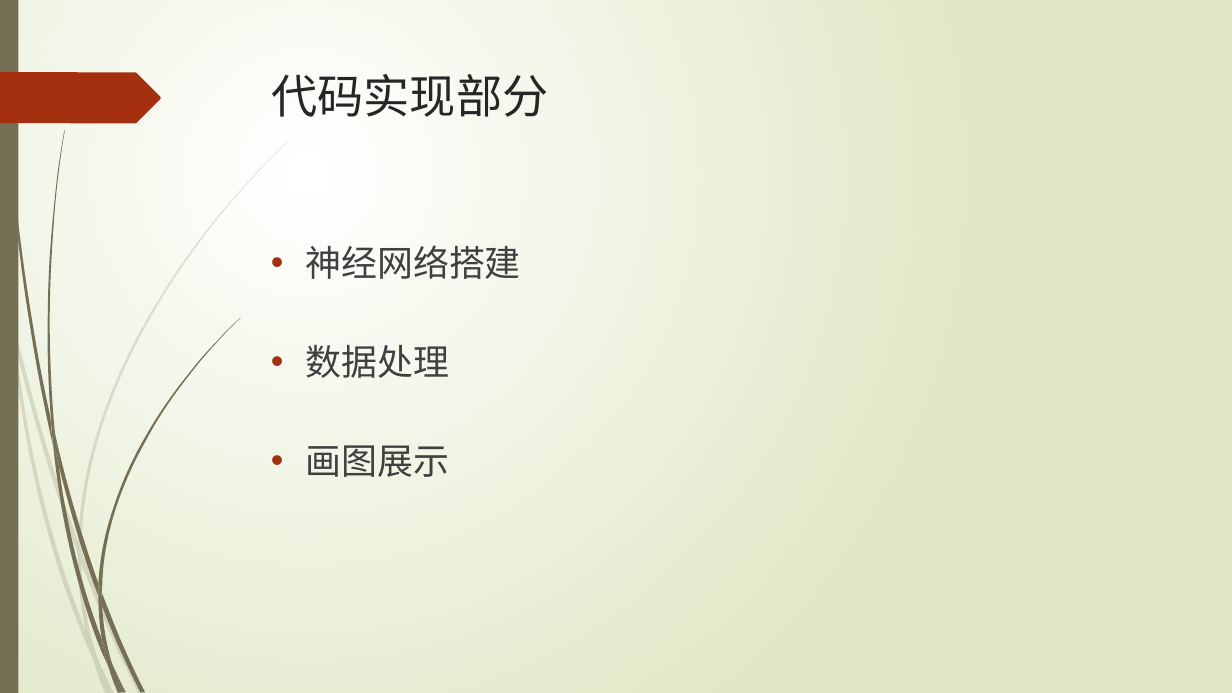
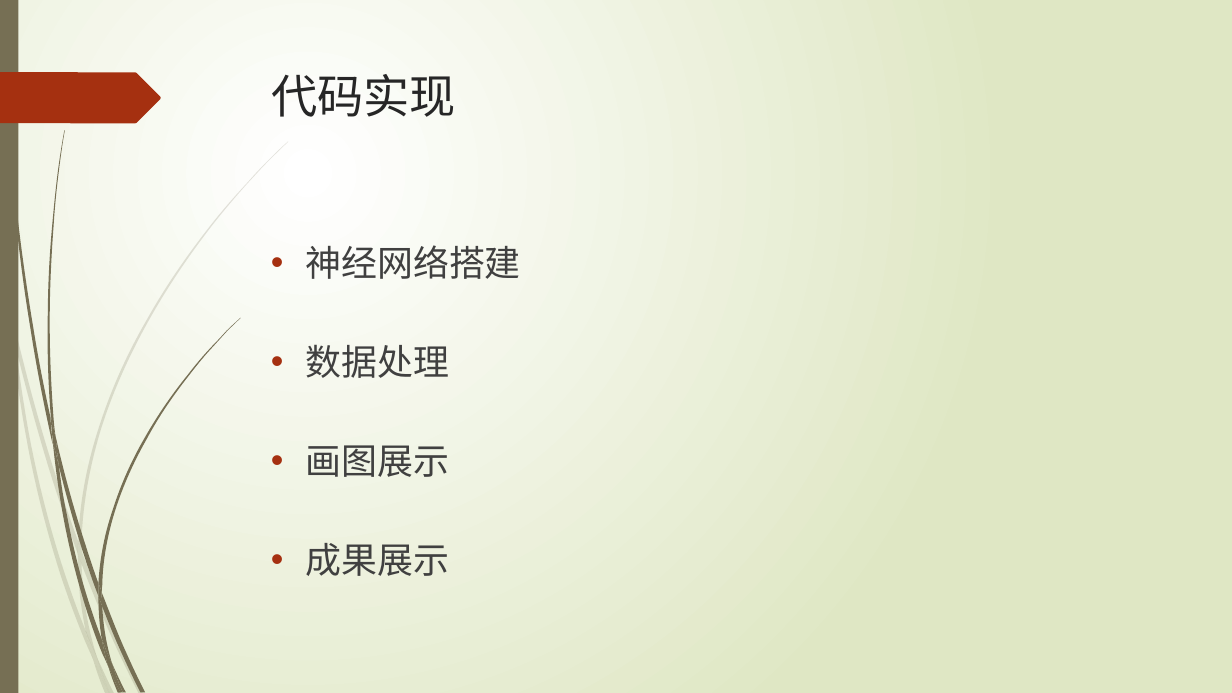
Before and after one commit to KylinJackson/Thesis, a slide deck: slide 5 of show/中期答辩.pptx (slide 6 before the commit). Drawn at 1232x693 pixels with LibreOffice and Linux fonts; fonts in the diff are those of the drawing. Boxes give left, top, right and bottom in pixels: in the first picture for what was removed or moved away, otherwise in the second. Text is boxed around its words. In the diff, an @@ line names an element or a change of style, - is before the commit and + after.

```diff
--- a/show/中期答辩.pptx
+++ b/show/中期答辩.pptx
@@ title at (x1=271, y1=74, x2=456, y2=117): text changed @@
-代码实现部分
+代码实现
@@ text at (x1=306, y1=543, x2=450, y2=576): paragraph added @@
+• 成果展示
```
Also in this commit, not shown: 6 other slides changed, 7 slides added, 1 slide removed, 7 other files.
